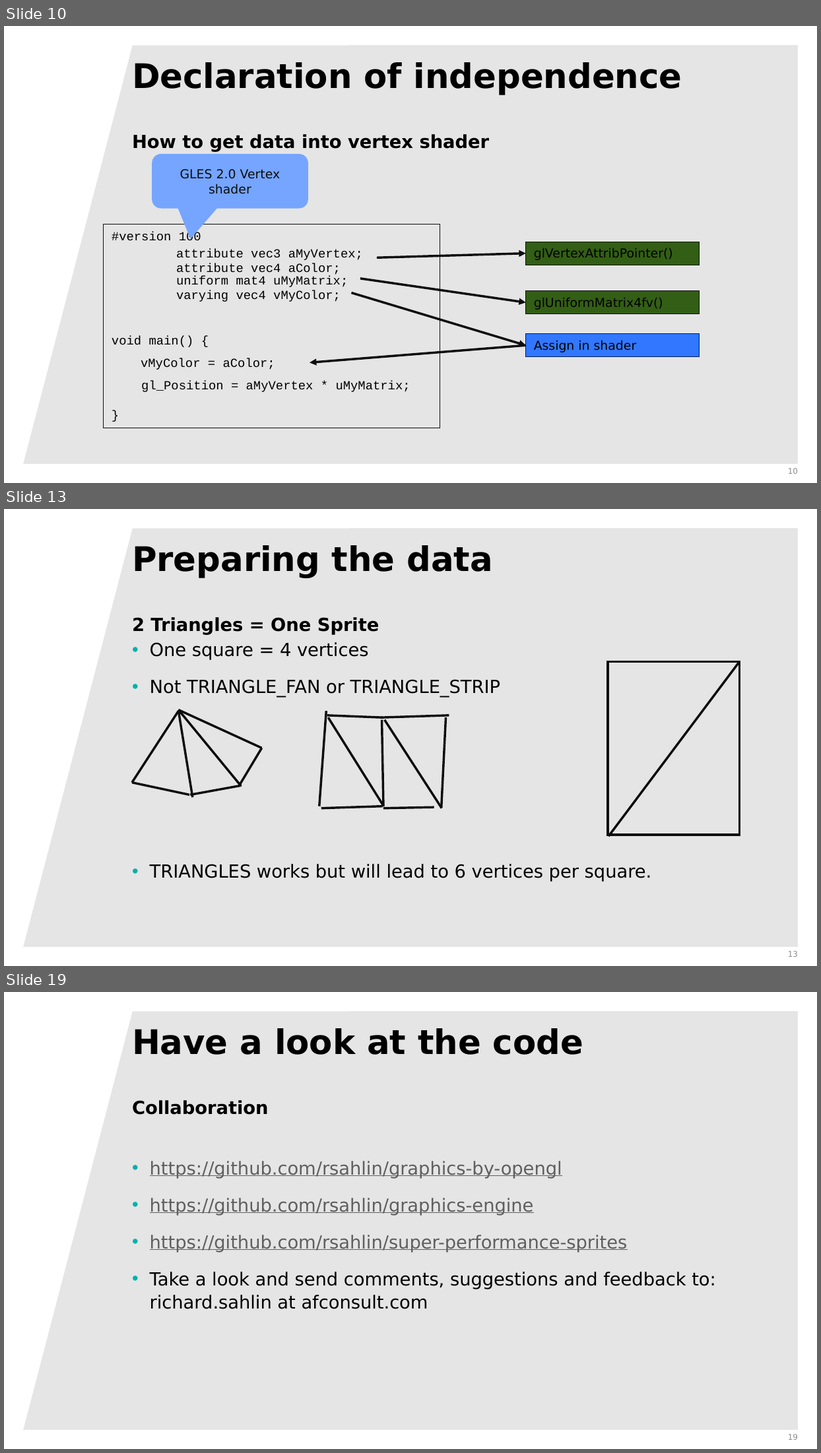
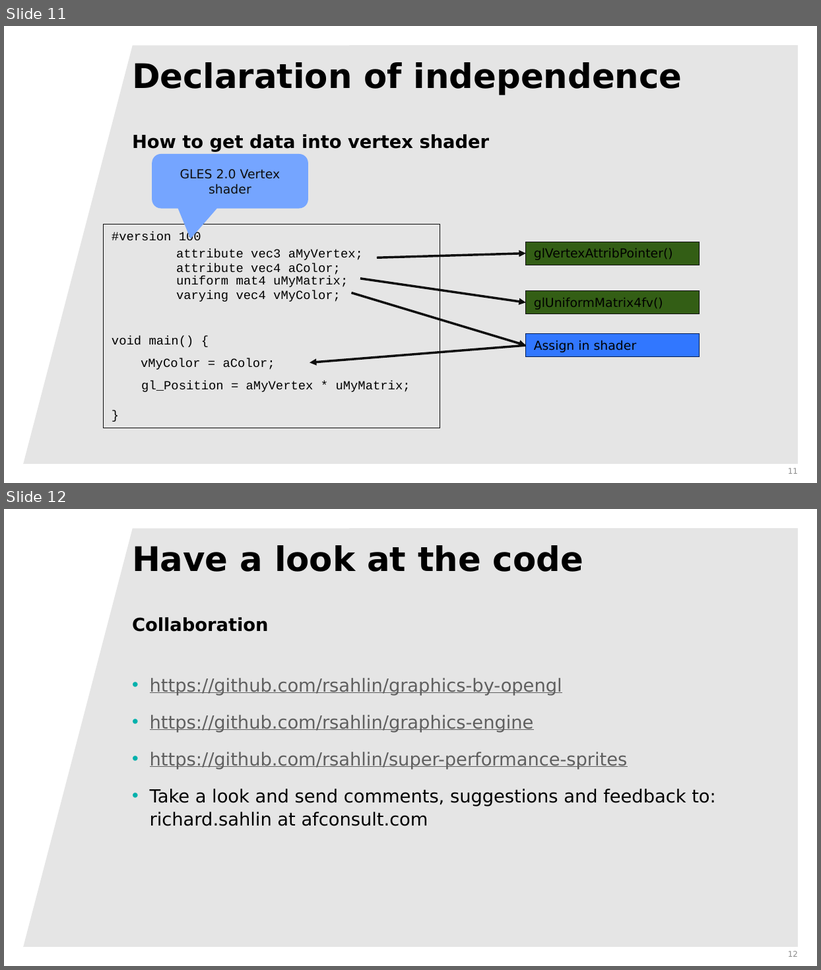
Before and after one commit to rsahlin/computer-graphics-presentations, a slide deck: deconstructingGLES.pptx. Shown one above the other, each under a label of ours: slides 10, 13 and 19 before the commit, slides 11 and 12 after it; the slides between them are not shown. The pictures are 821x1453 and 821x970 pixels, drawn with LibreOffice and Linux fonts; fonts in the diff are those of the drawing; background and template pictures are left out. Boxes give left, top, right and bottom in pixels: in the first picture for what was removed or moved away, otherwise in the second. Text is boxed around its words. In the diff, an @@ line names an element or a change of style, - is before the commit and + after.

Commit message:
Split presentation into one beginner and one about super-sprites

```diff
--- a/deconstructingGLES.pptx
+++ b/deconstructingGLES.pptx
@@ slide 13 removed at <box>4,509,817,966</box>, background #FFFFFF; not listed: 1 template element that a slide beside it also shows @@
@@ title removed at <box>132,545,493,578</box> @@
-Preparing the data
@@ text removed at <box>132,617,380,635</box> @@
-2 Triangles = One Sprite
@@ text removed at <box>150,642,652,882</box> @@
-• One square = 4 vertices
-• Not TRIANGLE_FAN or TRIANGLE_STRIP
-• TRIANGLES works but will lead to 6 vertices per square.
@@ rectangle removed at <box>608,662,740,835</box> @@
@@ line removed from (609, 836) to (740, 662) @@
@@ group removed at <box>319,712,449,808</box>: 9 lines @@
@@ group removed at <box>131,710,262,797</box>: 7 lines @@
@@ page number removed at <box>788,951,798,957</box> @@
-13
@@ what was slide 10 is now slide 11 @@
@@ page number at <box>788,468,798,474</box>: text changed @@
-10
+11
@@ what was slide 19 is now slide 12 @@
@@ page number at <box>788,951,798,957</box>: text changed @@
-19
+12
```
Also in this commit, not shown: 1 slide added, 7 other slides removed.
